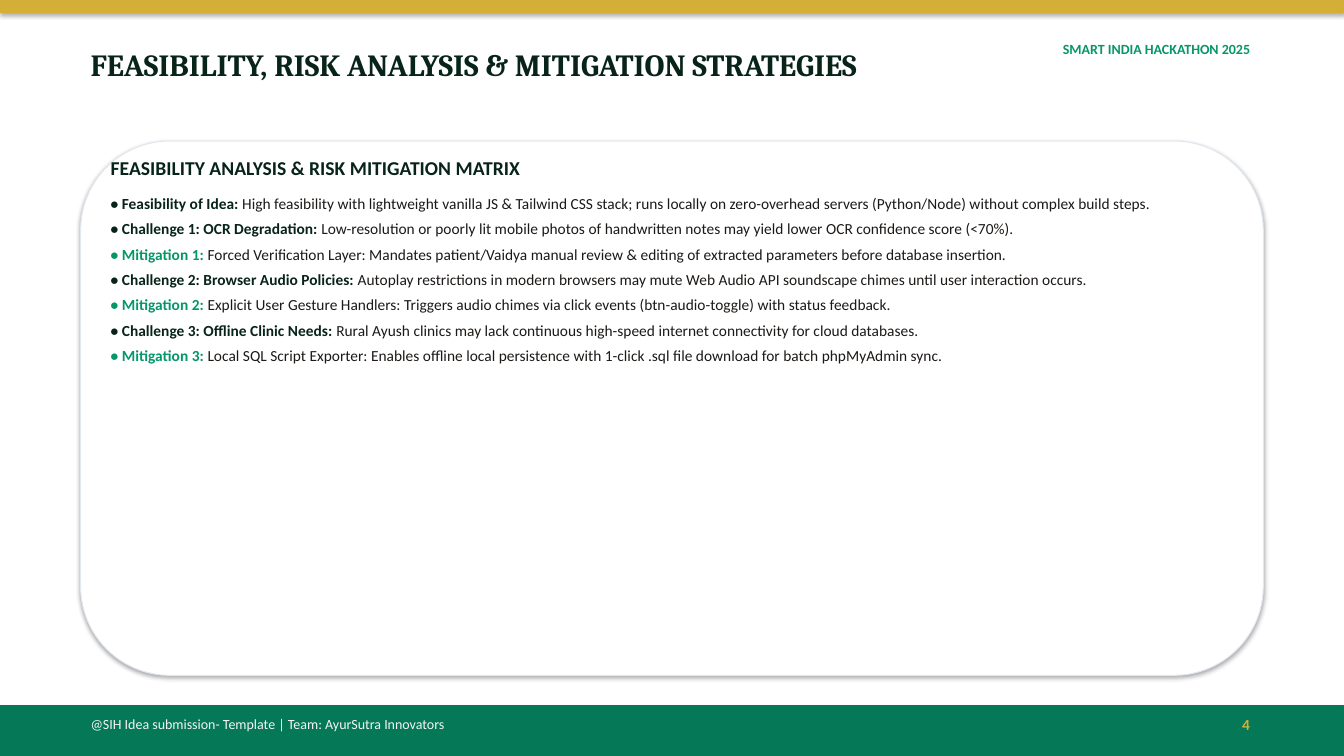
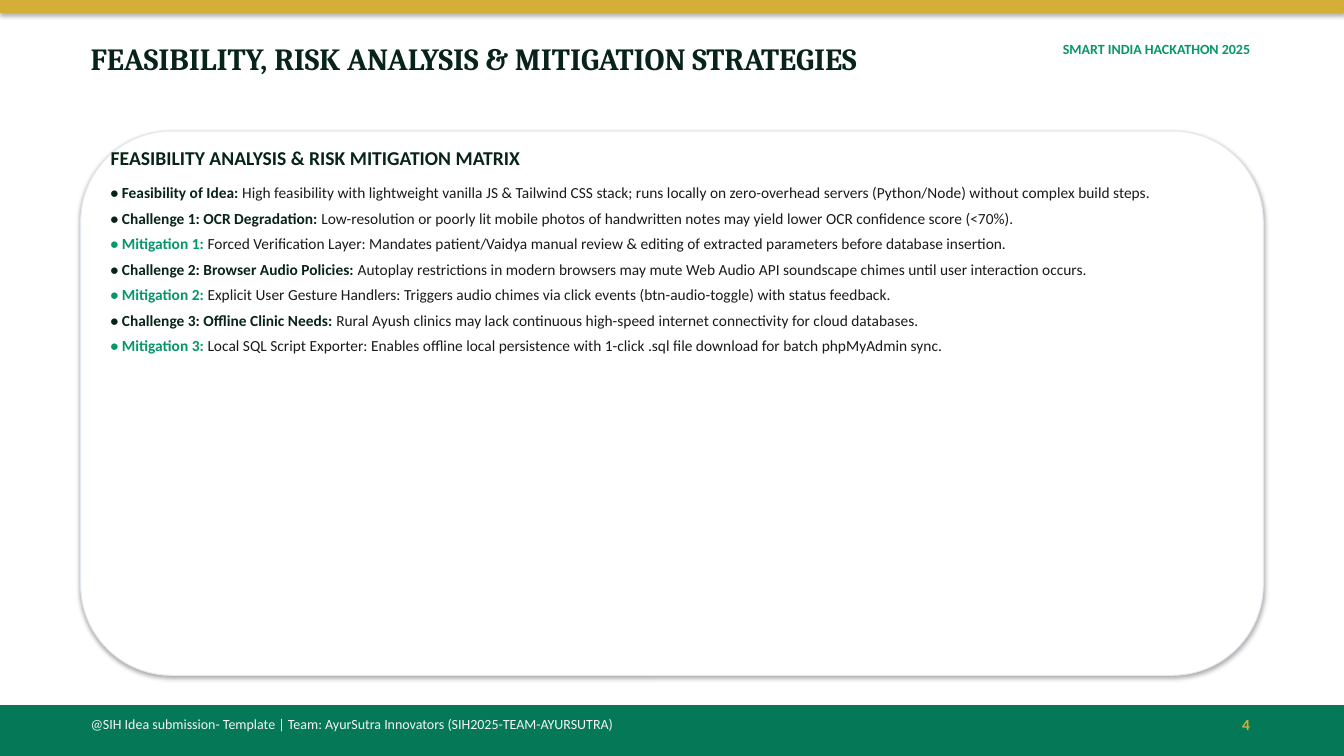
Before and after one commit to 2025ucp1468-Mayank/SIH_PROJECT, a slide deck: slide 4 of SIH_ppt.ppt. Drawn at 1344x756 pixels with LibreOffice and Linux fonts; fonts in the diff are those of the drawing. Boxes give left, top, right and bottom in pixels: in the first picture for what was removed or moved away, otherwise in the second. Text is boxed around its words. In the diff, an @@ line names an element or a change of style, - is before the commit and + after.

Commit message:
Update SIH_ppt.ppt with visual architecture diagram blocks, directional connectors, verified team IDs, and GitHub repository URL

```diff
--- a/SIH_ppt.ppt
+++ b/SIH_ppt.ppt
@@ text "FEASIBILITY, RISK ANALYSIS & MITIGATION ...": place and size @@
-text "FEASIBILITY, RISK ANALYSIS & MITIGATION ..." at [91, 55, 856, 80]
+text "FEASIBILITY, RISK ANALYSIS & MITIGATION ..." at [91, 49, 856, 74]
@@ rounded rectangle: place and size @@
-rounded rectangle at [81, 141, 1263, 676]
+rounded rectangle at [81, 131, 1263, 676]
@@ text "FEASIBILITY ANALYSIS & RISK MITIGATION ...": place and size @@
-text "FEASIBILITY ANALYSIS & RISK MITIGATION ..." at [111, 162, 1150, 364]
+text "FEASIBILITY ANALYSIS & RISK MITIGATION ..." at [111, 152, 1150, 354]
@@ text at [91, 719, 613, 732]: text changed @@
-@SIH Idea submission- Template | Team: AyurSutra Innovators
+@SIH Idea submission- Template | Team: AyurSutra Innovators (SIH2025-TEAM-AYURSUTRA)
```
Also in this commit, not shown: 4 other slides changed, 1 slide added, 1 slide removed.
